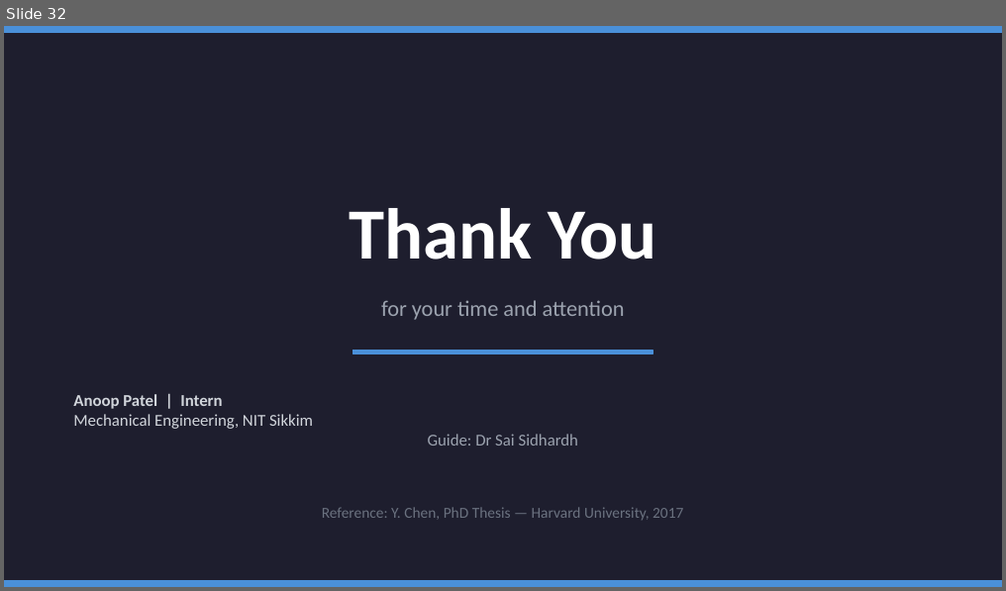
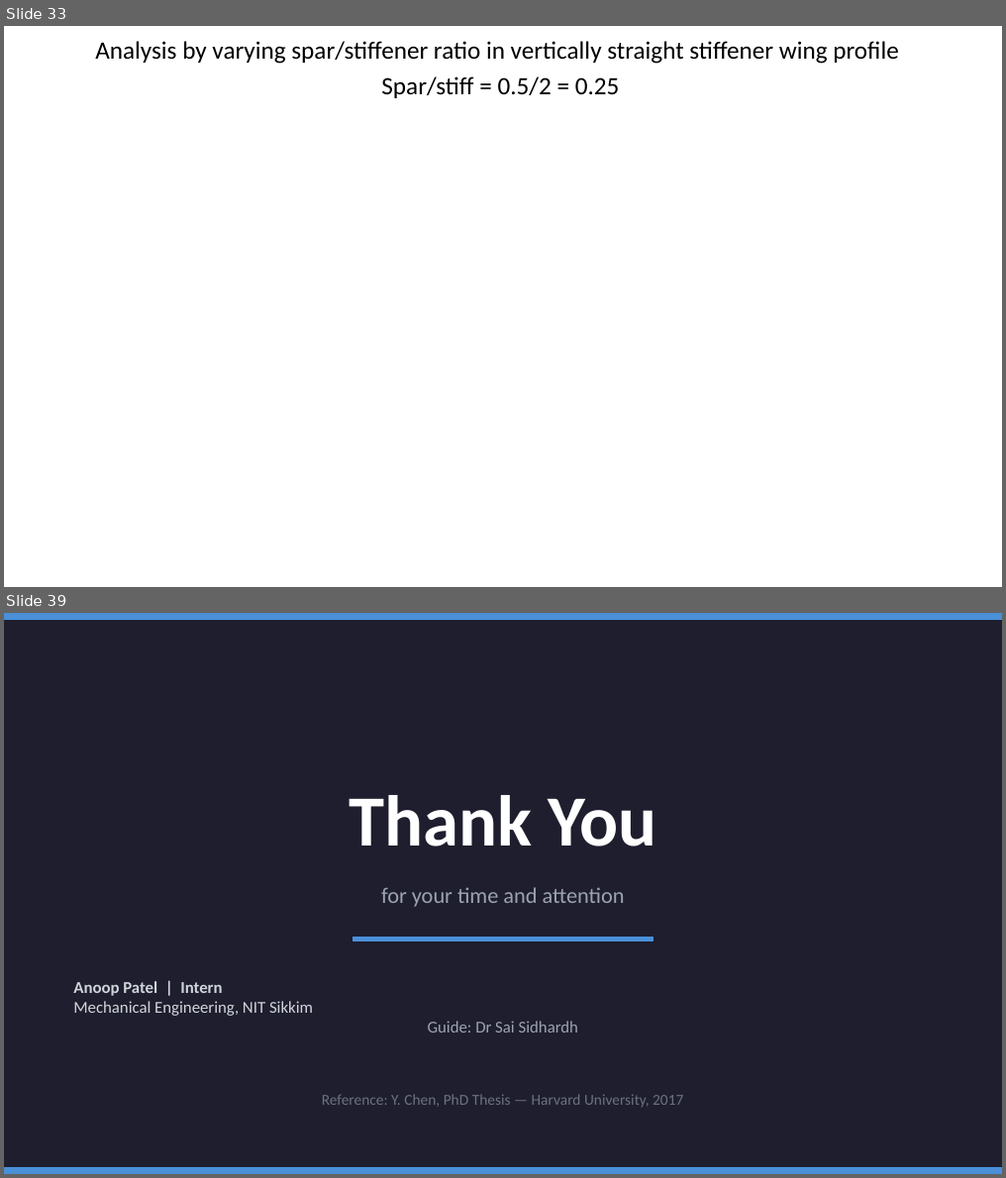
Before and after one commit to AnoopPatel582/Internship_Project-Flapping_Wing_Design, a slide deck: Flapping wing design/Wing_Morphology.pptx. Shown one above the other, each under a label of ours: slide 32 before the commit, slides 33 and 39 after it; the slides between them are not shown. The pictures are 1006x591 and 1006x1178 pixels, drawn with LibreOffice and Linux fonts; fonts in the diff are those of the drawing; background and template pictures are left out. Boxes give left, top, right and bottom in pixels: in the first picture for what was removed or moved away, otherwise in the second. Text is boxed around its words. In the diff, an @@ line names an element or a change of style, - is before the commit and + after.

Commit message:
Analysis of the vertically straight and inclined stiffener by varying spar and stiffener thickness.

```diff
--- a/Flapping wing design/Wing_Morphology.pptx
+++ b/Flapping wing design/Wing_Morphology.pptx
@@ slide 33 added at <box>4,26,1002,587</box>, background picture (left out) @@
@@ text added at <box>95,41,898,64</box>, 18 pt, text #000000 @@
+Analysis by varying spar/stiffener ratio in vertically straight stiffener wing profile
@@ text added at <box>381,76,620,98</box>, 18 pt, text #000000 @@
+Spar/stiff = 0.5/2 = 0.25
@@ what was slide 32 is now slide 39 @@
```
Also in this commit, not shown: 6 other slides added, 9 other files.
